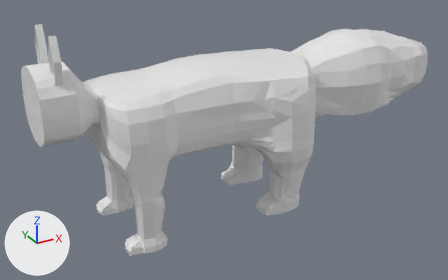
Two versions of the Blender file BlenderModels/Pokemons/EveEvolutions/eevee.blend, one commit apart.
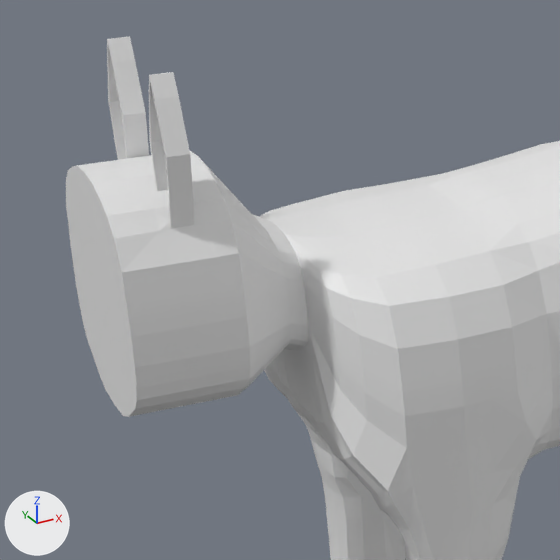
The first picture shows the older version from a 50 mm lens placed at (-1.145, -2.747, 1.774), pointed at (0.374, 0.015, 0.393). The close-ups show both versions on the part from 0% to 40% of the width and 4% to 69% of the height of that picture. Every picture has the same lights, and +X, +Y and +Z are marked at lower left.
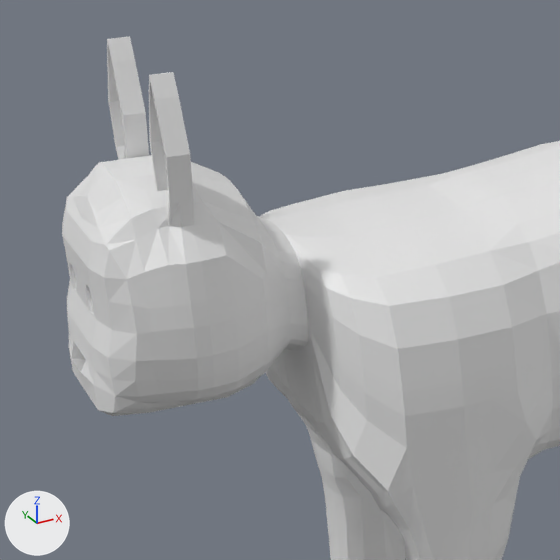
Where the change shows, as pixel boxes [x1, y1, x2, y2] in the close-ups (560 x 560 px):
'Cube.001', reshaped
    before: [66, 36, 560, 560]
    after: [62, 36, 560, 560]
part 1 of me_cube_001, built on
    before: [66, 146, 291, 417]
    after: [62, 146, 291, 416]

Patch to the scene script:
```diff
--- a/BlenderModels/Pokemons/EveEvolutions/eevee.blend.py
+++ b/BlenderModels/Pokemons/EveEvolutions/eevee.blend.py
@@ me_cube_001 @@
 # used by ob_cube_001; location = (0.0, 0.0, 0.5); scale = (0.503, 0.167, 0.513)
-me_cube_001.from_pydata(...)  # 968 vertices, 924 faces, 1 loose edge; spans x -1.25..3.58, y -2.09..0.0, z -0.94..1.2
+me_cube_001.from_pydata(...)  # 1037 vertices, 985 faces, 1 loose edge; spans x -1.35..3.58, y -2.09..0.0, z -0.94..1.2
+# me_cube_001 part 1
+# 13 vertices are removed from x -1.25, y -1.1..-0.38, z 0.2..0.87
+# 19 faces are deleted
+# 13 vertices in x -0.99, y -1.1..-0.32, z 0.19..0.79 move by (0.03, 0.0, 0.0)
+# 10 vertices in x -1.08..-1.04, y -1.1..-0.68, z 0.25..0.53 move by (0.0, -0.05, 0.0)
+# 8 vertices in x -1.08..-1.04, y -1.09..-0.89, z 0.29..0.71 move by (0.0, -0.04, 0.0)
+# 5 vertices in x -0.93, y -1.1..-0.54, z 0.22..0.53 move by (0.07, 0.09, 0.02)
+# 5 vertices in x -0.93, y -0.9..0.0, z 0.79..0.9 move by (0.09, 0.0, -0.08)
+# 3 vertices in x -0.93, y -0.38..0.0, z 0.19..0.2 move by (0.07, 0.0, 0.02)
+# 16 vertices move from x -1.25..-0.93, y -1.09..0.0, z 0.19..0.9 to x -1.29..-0.84, y -1.0..0.0, z 0.19..0.9
+# 77 vertices are added at x -1.35..-1.19, y -1.03..0.0, z 0.19..0.89
+# 5 new vertices lie (0.02, 0.0, 0.08) away from vertices in x -1.32..-1.3, y -0.8..0.0, z 0.44..0.67
+# 80 new faces join them
```
